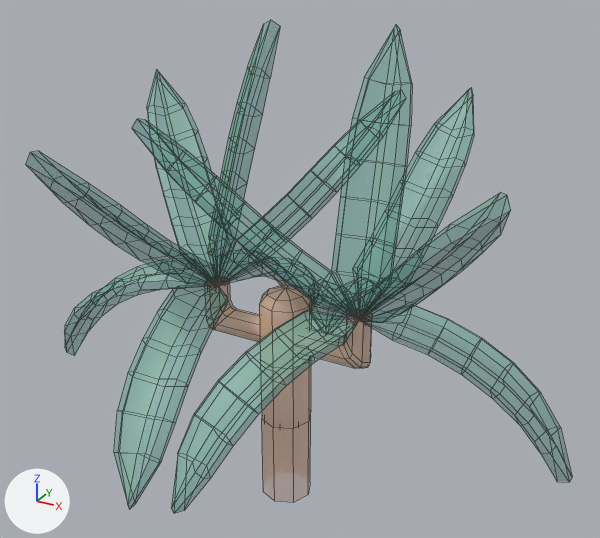
Two versions of the FBX model Assets/Models/Tiny Treats plants/yucca_branch_large_A.fbx, one commit apart.
Rendered twice from a 50 mm camera at (0.973, -1.691, 1.482) aimed at (0.024, 0.035, 0.618). Every picture has the same lights, and +X, +Y and +Z are marked at lower left. Mesh edges are drawn as thin lines. Objects named as collision shapes, trigger or cutter boxes, shadow casters or lower levels of detail are left out. Where no turn or scale is listed for an object, it has been applied to the vertices.

Objects in the first picture: 'yucca_branch_large_A'.
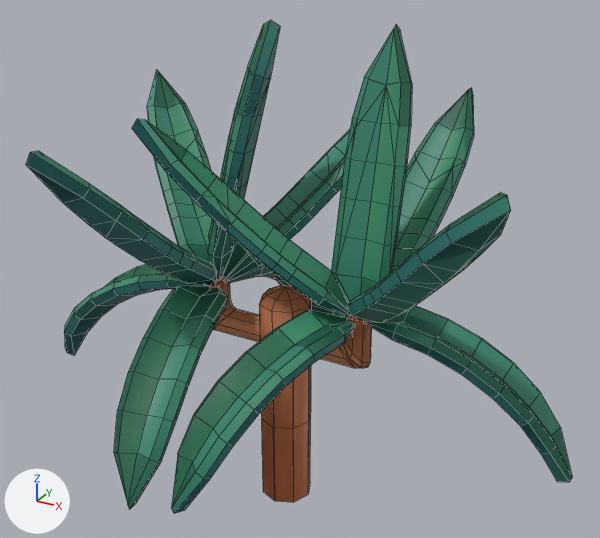
What differs and where, as boxes [x1, y1, x2, y2] in the pictures (600 x 538 px):
'yucca_branch_large_A', surface changed: [26, 21, 572, 513] in both
'yucca_branch_large_A_LOD1', added (green): after [31, 20, 572, 513]

Patch to the scene script:
```diff
--- a/Assets/Models/Tiny Treats plants/yucca_branch_large_A.fbx.py
+++ b/Assets/Models/Tiny Treats plants/yucca_branch_large_A.fbx.py
@@ img_tiny_treats_texture_1_png @@
-img_tiny_treats_texture_1_png = load_image('tiny_treats_texture_1.png', 'tiny_treats_texture_1.png', 1024, 1024, 'Non-Color')
+img_tiny_treats_texture_1_png = load_image('tiny_treats_texture_1.png', 'tiny_treats_texture_1.png', 1024, 1024, 'sRGB')
@@ mat_tiny_treats_1 @@
 n0 = _N.new('ShaderNodeBsdfPrincipled'); n0.name = 'Principled BSDF'
 n2 = _N.new('ShaderNodeTexImage'); n2.name = 'Image Texture'
 n2.image = img_tiny_treats_texture_1_png
-n3 = _N.new('ShaderNodeTexImage'); n3.name = 'Image Texture.001'
-n3.image = img_tiny_treats_texture_1_png
 _L.new(n2.outputs[0], n0.inputs[0])  # 'Color' to 'Base Color'
-_L.new(n3.outputs[0], n0.inputs[4])  # 'Color' to 'Alpha'
 _L.new(n0.outputs[0], n1.inputs[0])  # 'BSDF' to 'Surface'
+_L.new(n2.outputs[1], n0.inputs[4])  # 'Alpha' to 'Alpha'
@@ me_yucca_branch_large_a_001 @@
+me_yucca_branch_large_a_001.from_pydata(...)  # 703 vertices, 802 faces; spans x -0.76..0.76, y -0.54..0.55, z -0.06..1.23
+me_yucca_branch_large_a_001.materials.append(mat_tiny_treats_1)  # picture img_tiny_treats_texture_1_png
@@ ob_yucca_branch_large_a_lod1 @@
+ob_yucca_branch_large_a_lod1 = bpy.data.objects.new('yucca_branch_large_A_LOD1', me_yucca_branch_large_a_001)
+ob_yucca_branch_large_a_lod1.location = (0.0, 0.0, 0.0)
```
